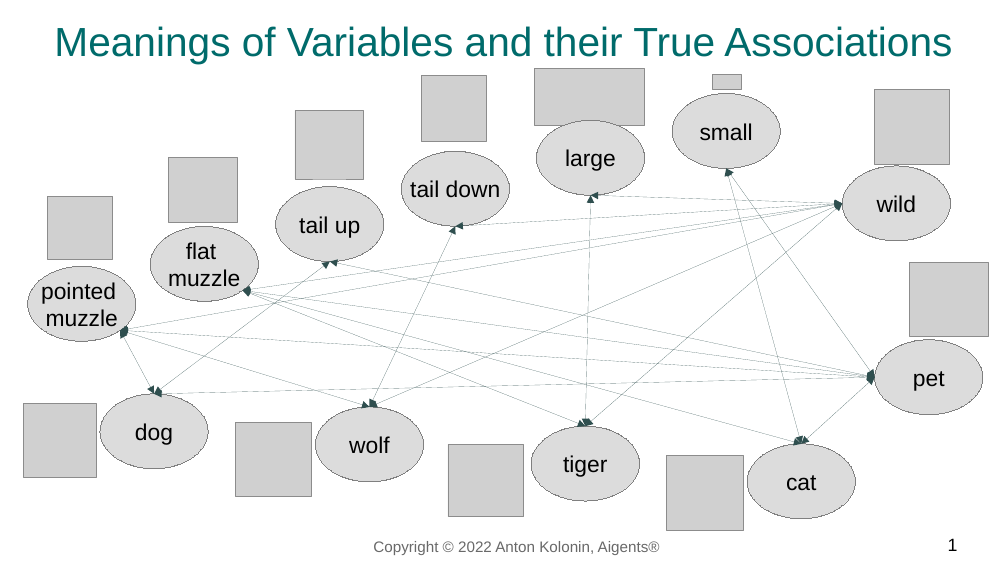
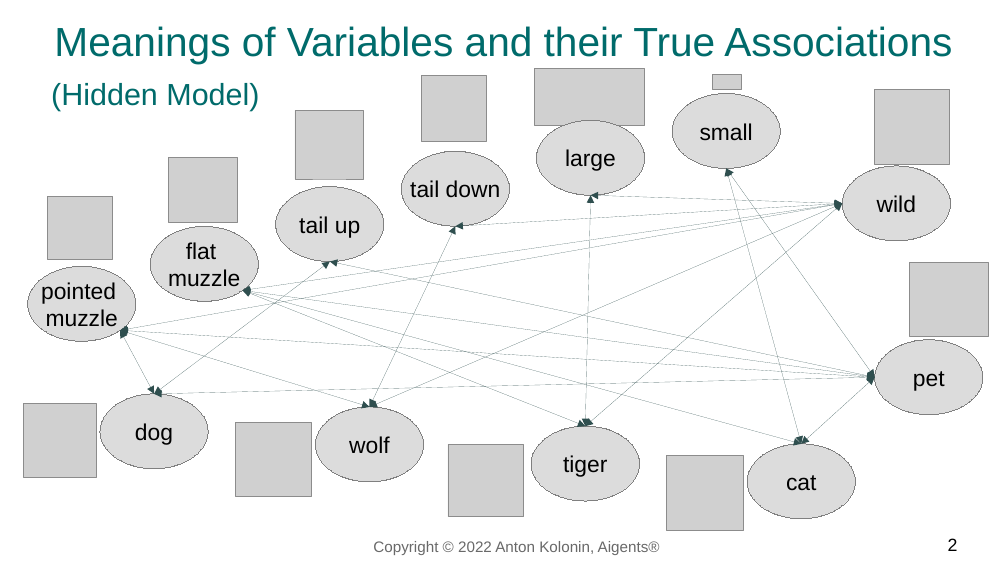
Before and after one commit to agirussia/agirussia.github.io, a slide deck: slide 2 of challenges/miniagi1/animals1.odp (slide 1 before the commit). Drawn at 1008x567 pixels with LibreOffice and Linux fonts; fonts in the diff are those of the drawing; grey boxes stand for pictures. Boxes give left, top, right and bottom in pixels: in the first picture for what was removed or moved away, otherwise in the second. Text is boxed around its words. In the diff, an @@ line names an element or a change of style, - is before the commit and + after.

```diff
--- a/challenges/miniagi1/animals1.odp
+++ b/challenges/miniagi1/animals1.odp
@@ text added at box(51, 83, 259, 111), 24 pt, text #006B6B @@
+(Hidden Model)
@@ page number at box(948, 538, 958, 551): text changed @@
-1
+2
```
Also in this commit, not shown: 2 other slides changed, 2 slides added, 1 other file.
